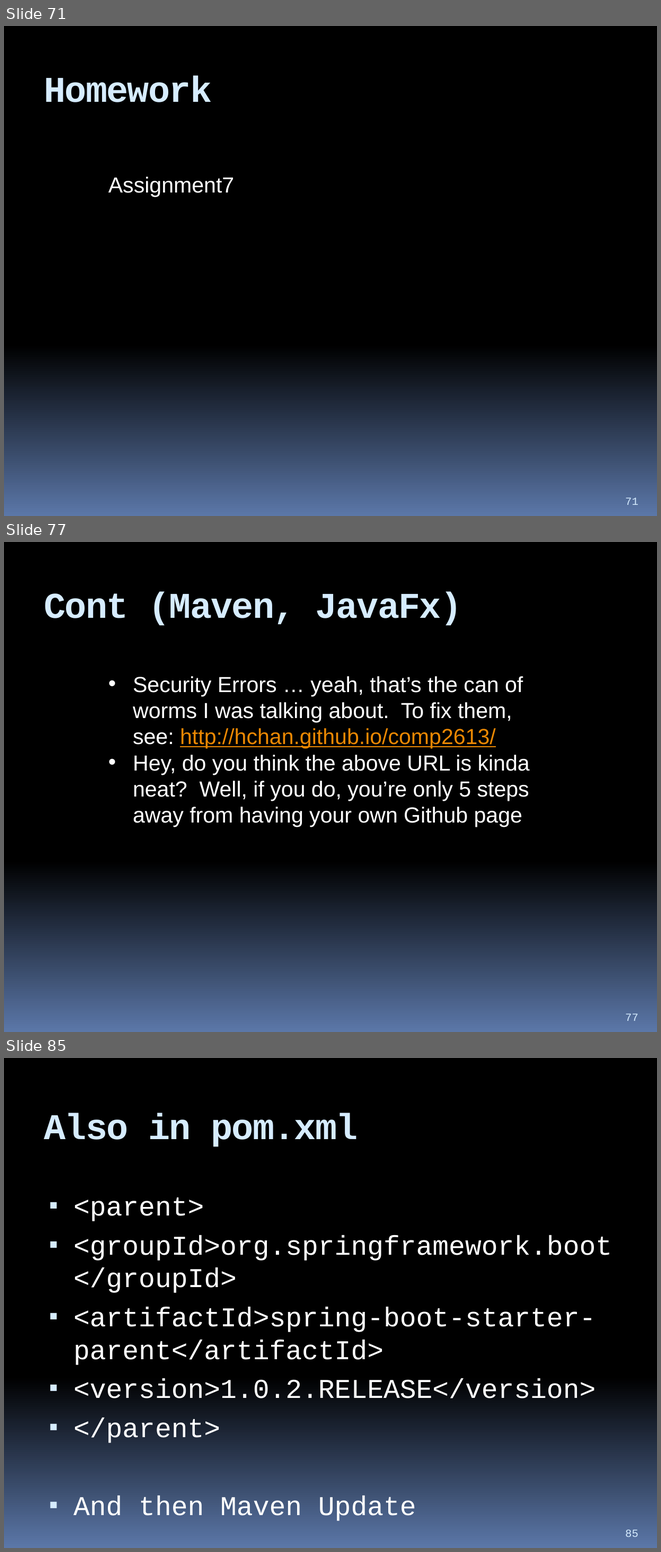
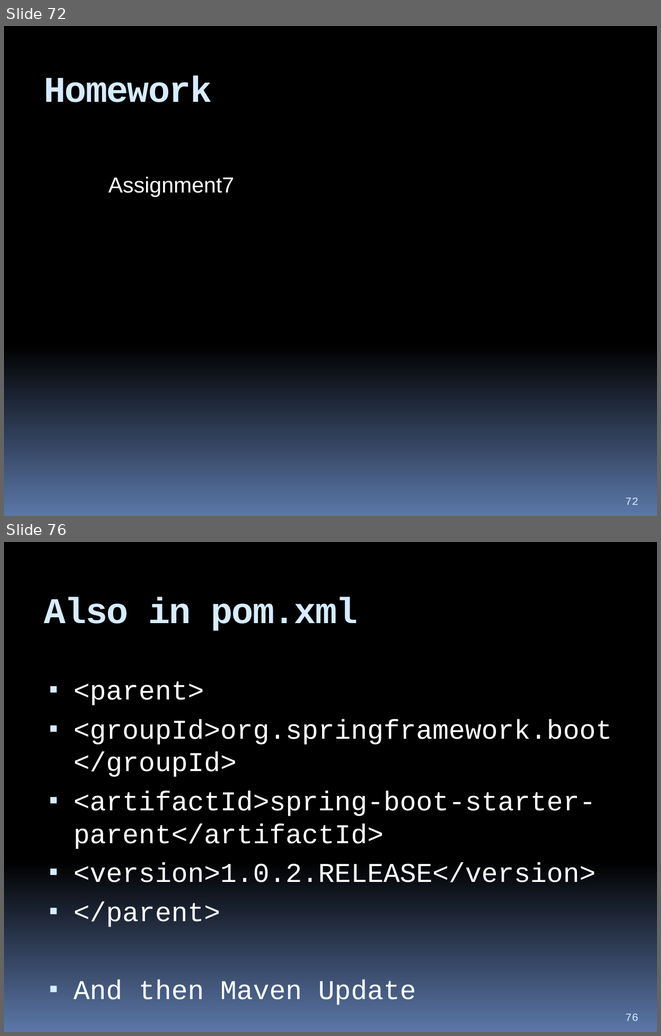
Before and after one commit to hchan/comp2613, a slide deck: coursePresentation.pptx. Shown one above the other, each under a label of ours: slides 71, 77 and 85 before the commit, slides 72 and 76 after it; the slides between them are not shown. The pictures are 661x1552 and 661x1036 pixels, drawn with LibreOffice and Linux fonts; fonts in the diff are those of the drawing. Boxes give left, top, right and bottom in pixels: in the first picture for what was removed or moved away, otherwise in the second. Text is boxed around its words. In the diff, an @@ line names an element or a change of style, - is before the commit and + after.

```diff
--- a/coursePresentation.pptx
+++ b/coursePresentation.pptx
@@ slide 77 removed at box(4, 542, 657, 1032), background gradient #000000 to #5B77A8 @@
@@ title removed at box(44, 592, 462, 626) @@
-Cont (Maven, JavaFx)
@@ text removed at box(133, 676, 530, 827) @@
-• Security Errors … yeah, that’s the can of worms I was talking about. To fix them, see: http://hchan.github.io/comp2613/
-• Hey, do you think the above URL is kinda neat? Well, if you do, you’re only 5 steps away from having your own Github page
@@ page number removed at box(625, 1013, 638, 1021) @@
-77
@@ what was slide 71 is now slide 72 @@
@@ page number at box(625, 497, 638, 505): text changed @@
-71
+72
@@ what was slide 85 is now slide 76 @@
@@ page number at box(625, 1013, 638, 1021): text changed @@
-85
+76
```
Also in this commit, not shown: 12 slides changed, 2 slides added, 10 other slides removed, 3 other files.
